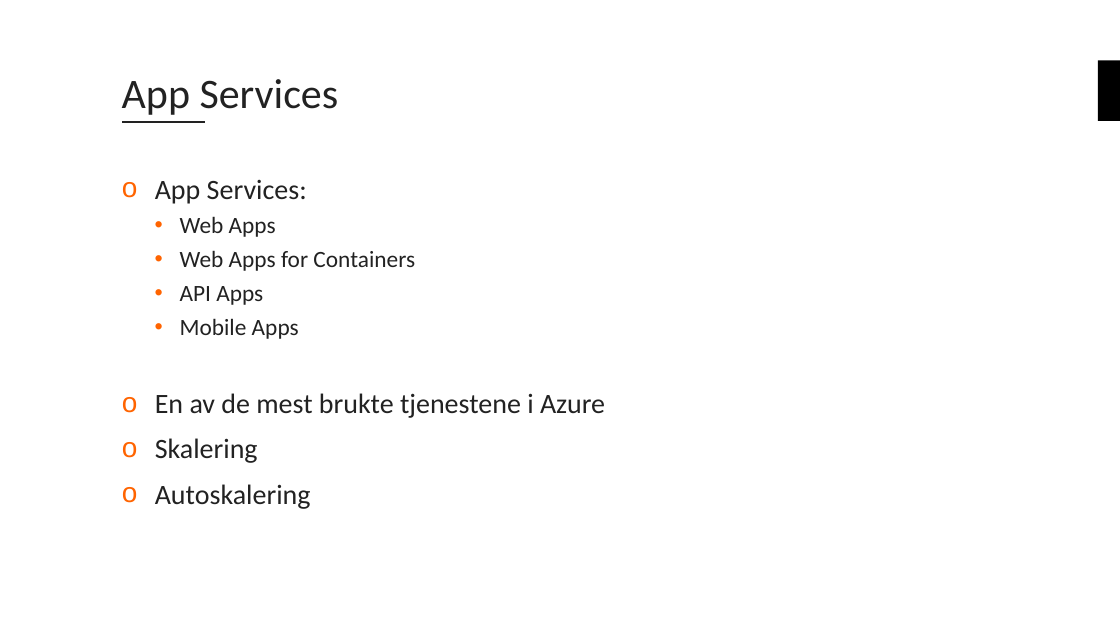
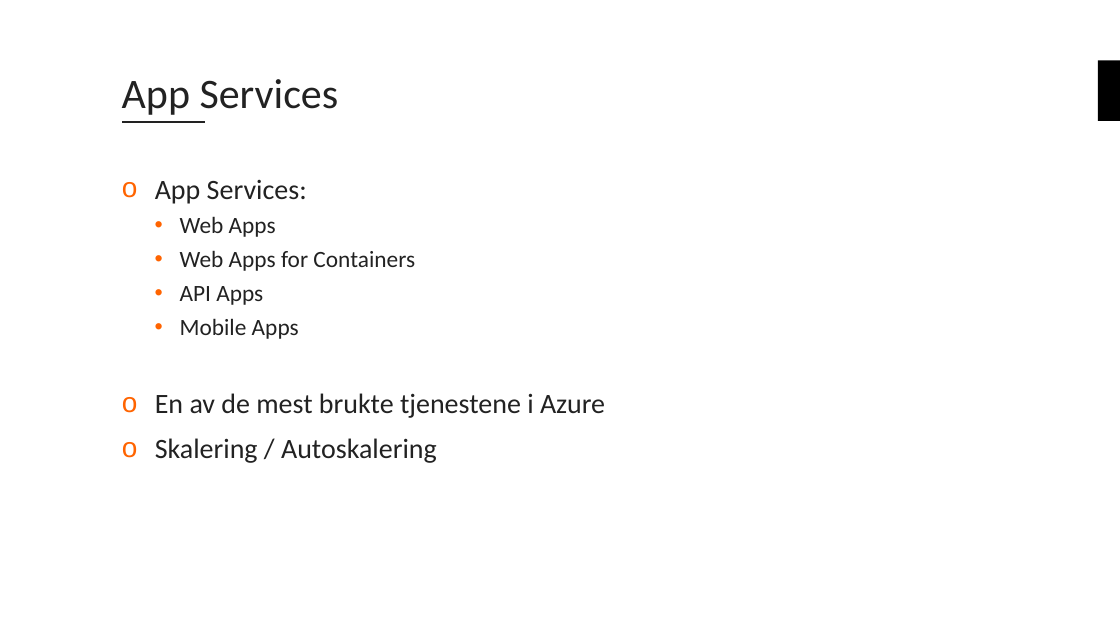
Before and after one commit to bouvet/azure-workshops, a slide deck: slide 16 of Workshop_1/Presentation/Azureskolen-Workshop#1.pptx. Drawn at 1120x630 pixels with LibreOffice and Linux fonts; fonts in the diff are those of the drawing; background and template pictures are left out. Boxes give left, top, right and bottom in pixels: in the first picture for what was removed or moved away, otherwise in the second. Text is boxed around its words. In the diff, an @@ line names an element or a change of style, - is before the commit and + after.

```diff
--- a/Workshop_1/Presentation/Azureskolen-Workshop#1.pptx
+++ b/Workshop_1/Presentation/Azureskolen-Workshop#1.pptx
@@ text at <box>155,438,437,463</box>: text changed @@
-o Skalering
-o Autoskalering
+o Skalering / Autoskalering
```
Also in this commit, not shown: 7 other slides changed, 1 slide added, 1 slide removed, 4 other files.
